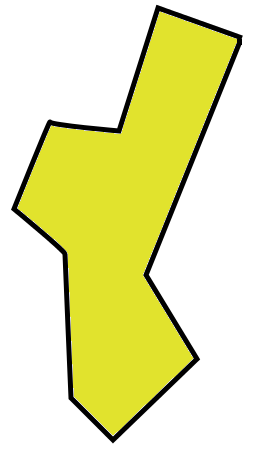
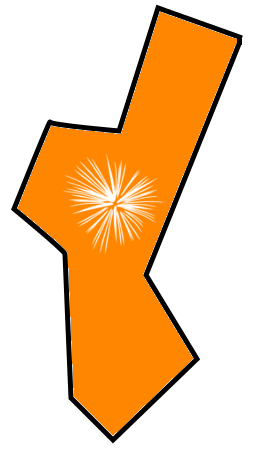
Before/after of a 255 x 456 layered artwork. What changed in the layer stack:
added layer "black-and-white-fireworks-clipart-black-and-white-fireworks-hi.png" above "Pasted Layer" over [62, 153, 166, 254]
painted on "Pasted Layer" over [18, 12, 237, 435]
